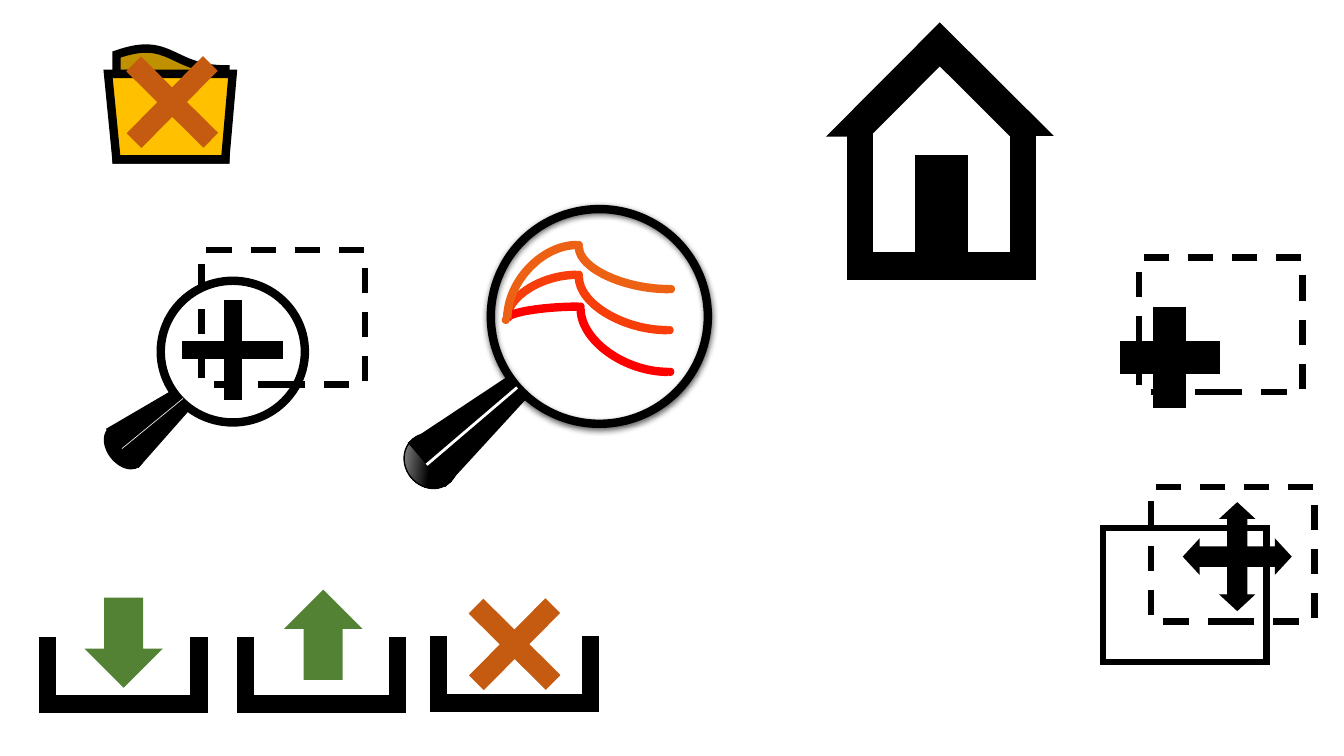
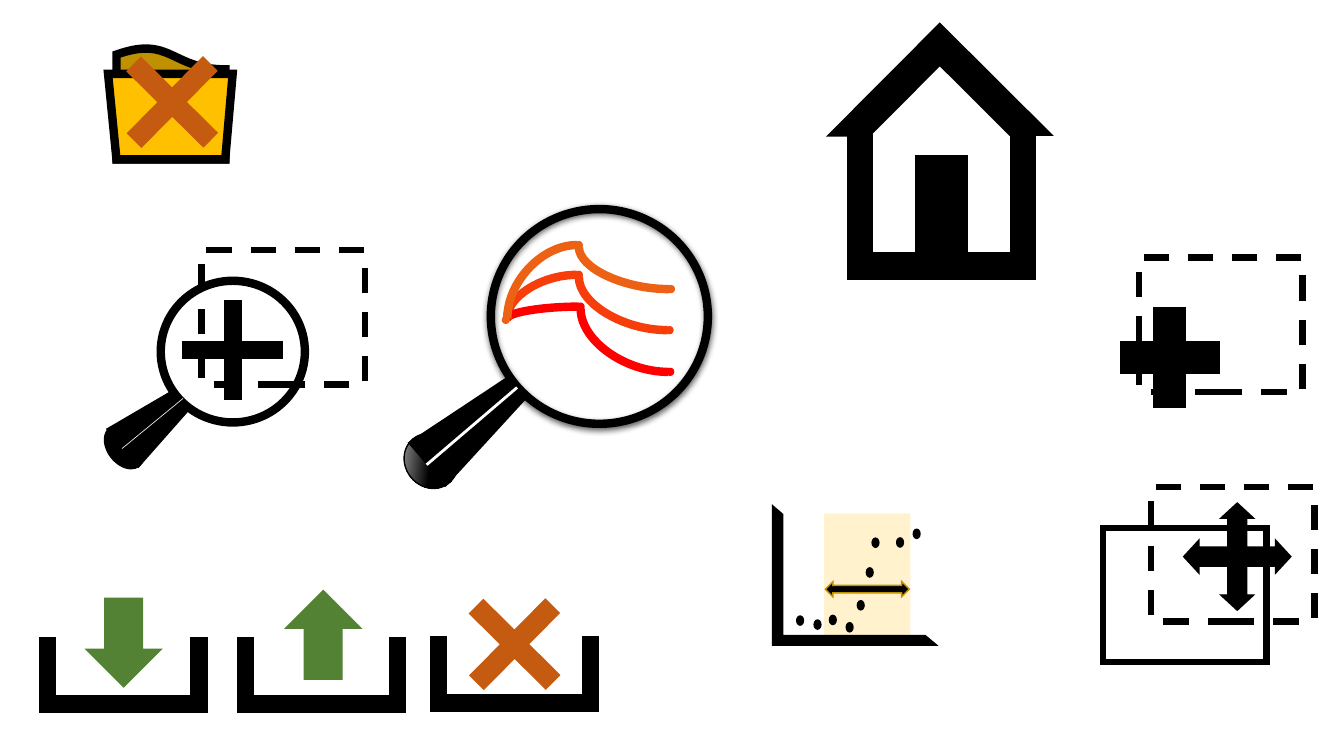
Before and after one commit to ubenu/Blits, a slide deck: slide 2 of Resources/Other/Icons.pptx. Drawn at 1344x756 pixels with LibreOffice and Linux fonts; fonts in the diff are those of the drawing. Boxes give left, top, right and bottom in pixels: in the first picture for what was removed or moved away, otherwise in the second. Text is boxed around its words. In the diff, an @@ line names an element or a change of style, - is before the commit and + after.

```diff
--- a/Resources/Other/Icons.pptx
+++ b/Resources/Other/Icons.pptx
@@ group added at <box>776,513,928,641</box>: 9 ellipses, 1 rectangle, 1 half frame, 1 left right arrow @@
```
Also in this commit, not shown: 1 other slide changed, 9 other files.
